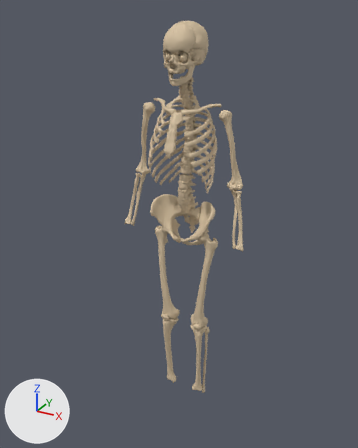
Renders of the glTF model assets/anatomy/body/bones.glb from each side of a commit.
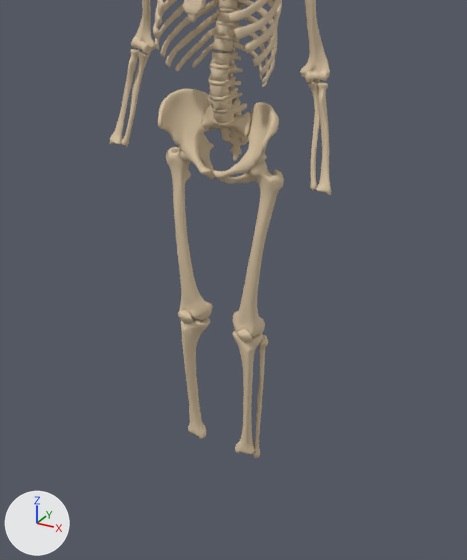
Old and new are each drawn whole from a camera (50 mm lens) standing at (0.894, -1.756, 1.689) and looking at (-0.023, -0.089, 0.855) and again close up on the part from 18% to 88% of the width and 33% to 100% of the height. The axes (+X, +Y, +Z) are drawn at lower left. The lights are the same throughout. The first two pictures are the older version.

In view in the first close-up: 'femur_left', 'femur_right', 'humerus_left', 'humerus_right', 'pelvis_left', 'pelvis_right', 'radius_left', 'ribs_left', 'ribs_right', 'spine', 'tibia_left', 'tibia_right' and 7 more.
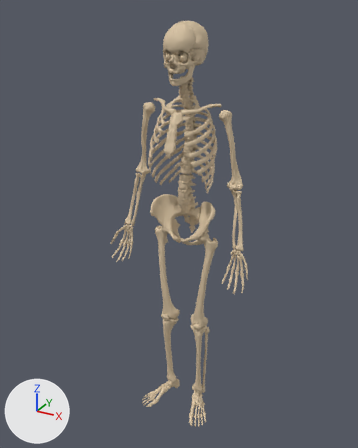
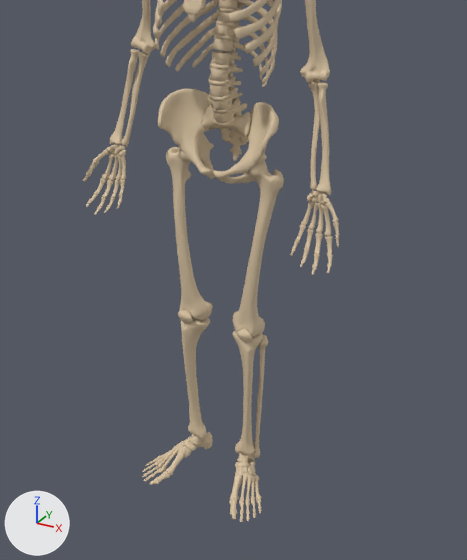
Pixel boxes [x1, y1, x2, y2] of what changed, in the close-ups (467 x 560 px):
'hand_phalanges_left', added (beige)
    after: [290, 222, 339, 275]
'metacarpals_left', added (beige)
    after: [301, 201, 338, 237]
'hand_phalanges_right', added (beige)
    after: [83, 162, 125, 215]
'metatarsals_left', added (beige)
    after: [230, 473, 261, 503]
'metacarpals_right', added (beige)
    after: [93, 149, 126, 181]
'tarsals_right', added (beige)
    after: [176, 432, 212, 458]
'metatarsals_right', added
    after: [157, 446, 184, 475]
'tarsals_left', added
    after: [235, 452, 257, 477]
'foot_phalanges_left', added
    after: [229, 499, 262, 522]
'foot_phalanges_right', added
    after: [142, 458, 170, 485]
'carpals_left', added
    after: [307, 190, 330, 204]
'carpals_right', added
    after: [106, 144, 126, 157]

Edits to the bpy script that builds the scene:
```text
Add ob_tarsals_right:
    ob_tarsals_right = bpy.data.objects.new('tarsals_right', me_tarsals_right)  # 1764 vertices, 3500 faces; spans x -0.1151..-0.0449, y -0.1405..-0.024, z -0.0624..0.0092; in mat_warm_cortical_ivory (beige #d7c2a2)
    ob_tarsals_right.location = (0.0, 0.0, 0.0)
Add ob_tarsals_left:
    ob_tarsals_left = bpy.data.objects.new('tarsals_left', me_tarsals_left)  # 1764 vertices, 3500 faces; spans x 0.045..0.1151, y -0.1405..-0.0242, z -0.0623..0.0092; in mat_warm_cortical_ivory (beige #d7c2a2)
    ob_tarsals_left.location = (0.0, 0.0, 0.0)
Add ob_metatarsals_right:
    ob_metatarsals_right = bpy.data.objects.new('metatarsals_right', me_metatarsals_right)  # 1760 vertices, 3500 faces; spans x -0.1523..-0.0748, y -0.1922..-0.0894, z -0.0637..-0.0122; in mat_warm_cortical_ivory (beige #d7c2a2)
    ob_metatarsals_right.location = (0.0, 0.0, 0.0)
Add ob_metatarsals_left:
    ob_metatarsals_left = bpy.data.objects.new('metatarsals_left', me_metatarsals_left)  # 1760 vertices, 3500 faces; spans x 0.0748..0.1524, y -0.1923..-0.0893, z -0.0637..-0.0122; in mat_warm_cortical_ivory (beige #d7c2a2)
    ob_metatarsals_left.location = (0.0, 0.0, 0.0)
Add ob_metacarpals_right:
    ob_metacarpals_right = bpy.data.objects.new('metacarpals_right', me_metacarpals_right)  # 1539 vertices, 3058 faces; spans x -0.3096..-0.2252, y -0.1539..-0.1123, z 0.725..0.8033; in mat_warm_cortical_ivory (beige #d7c2a2)
    ob_metacarpals_right.location = (0.0, 0.0, 0.0)
Add ob_metacarpals_left:
    ob_metacarpals_left = bpy.data.objects.new('metacarpals_left', me_metacarpals_left)  # 1554 vertices, 3088 faces; spans x 0.2253..0.3096, y -0.1538..-0.1124, z 0.7251..0.8035; in mat_warm_cortical_ivory (beige #d7c2a2)
    ob_metacarpals_left.location = (0.0, 0.0, 0.0)
Add ob_hand_phalanges_right:
    ob_hand_phalanges_right = bpy.data.objects.new('hand_phalanges_right', me_hand_phalanges_right)  # 1783 vertices, 3500 faces; spans x -0.3239..-0.2189, y -0.1955..-0.1341, z 0.6592..0.7733; in mat_warm_cortical_ivory (beige #d7c2a2)
    ob_hand_phalanges_right.location = (0.0, 0.0, 0.0)
Add ob_hand_phalanges_left:
    ob_hand_phalanges_left = bpy.data.objects.new('hand_phalanges_left', me_hand_phalanges_left)  # 1780 vertices, 3499 faces; spans x 0.2189..0.3239, y -0.1951..-0.1341, z 0.6595..0.7733; in mat_warm_cortical_ivory (beige #d7c2a2)
    ob_hand_phalanges_left.location = (0.0, 0.0, 0.0)
Add ob_foot_phalanges_right:
    ob_foot_phalanges_right = bpy.data.objects.new('foot_phalanges_right', me_foot_phalanges_right)  # 1780 vertices, 3499 faces; spans x -0.1693..-0.0867, y -0.236..-0.1487, z -0.0643..-0.0453; in mat_warm_cortical_ivory (beige #d7c2a2)
    ob_foot_phalanges_right.location = (0.0, 0.0, 0.0)
Add ob_foot_phalanges_left:
    ob_foot_phalanges_left = bpy.data.objects.new('foot_phalanges_left', me_foot_phalanges_left)  # 1778 vertices, 3500 faces; spans x 0.0867..0.1694, y -0.2359..-0.1488, z -0.0644..-0.0455; in mat_warm_cortical_ivory (beige #d7c2a2)
    ob_foot_phalanges_left.location = (0.0, 0.0, 0.0)
Add ob_carpals_right:
    ob_carpals_right = bpy.data.objects.new('carpals_right', me_carpals_right)  # 1395 vertices, 2758 faces; spans x -0.2817..-0.232, y -0.1377..-0.1105, z 0.7874..0.8179; in mat_warm_cortical_ivory (beige #d7c2a2)
    ob_carpals_right.location = (0.0, 0.0, 0.0)
Add ob_carpals_left:
    ob_carpals_left = bpy.data.objects.new('carpals_left', me_carpals_left)  # 1390 vertices, 2748 faces; spans x 0.2318..0.2818, y -0.1376..-0.1106, z 0.7874..0.8178; in mat_warm_cortical_ivory (beige #d7c2a2)
    ob_carpals_left.location = (0.0, 0.0, 0.0)
```
